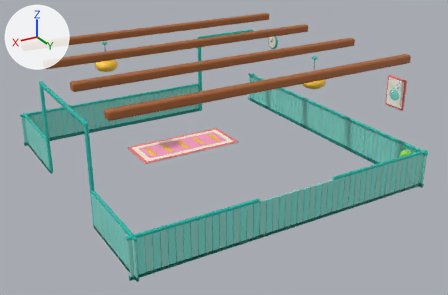
Renders of the FBX model EvolutionShop/Assets/EvolutionShop/Resources/Art/GrowthKit/UnitBDressing.fbx from each side of a commit.
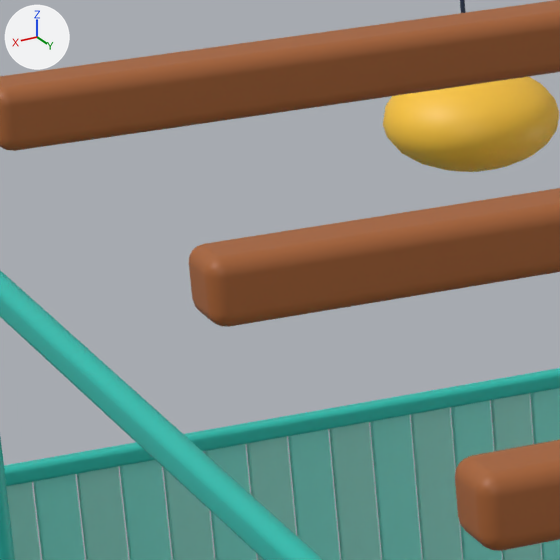
Each version is shown whole from a camera (50 mm lens) standing at (-0.41, 13.41, 7.09) and looking at (-8.13, 0.55, 0.66), then close up on the part from 10% to 26% of the width and 17% to 41% of the height. The lights are fixed; the arrows at upper left show +X, +Y and +Z. The last two pictures show the newer version. Where no turn or scale is listed for an object, it has been applied to the vertices. Vertices at exactly the same position are counted once.

In view in the first close-up: 'UnitBDressing mesh'.
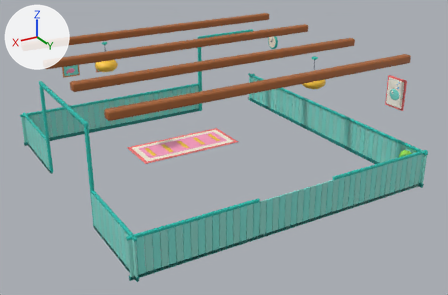
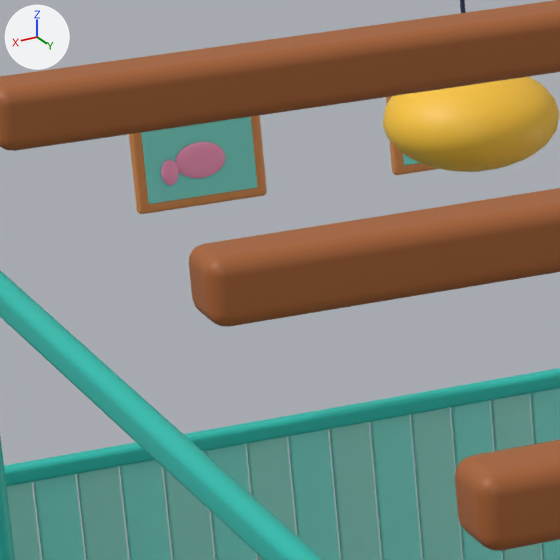
The change, as a list of edits to the scene's bpy script:
```text
Add mat_gk_woodmid:
    mat_gk_woodmid = principled_material('GK_WoodMid')
    mat_gk_woodmid.base_color = (0.708, 0.275, 0.0782)  # orange #db8f4f
Change me_cube_1383:
    used by ob_unitbdressing_mesh; location = (0.0, 0.0, 0.0)
    remove me_cube_1383.from_pydata(...)  # 17532 vertices, 17066 faces; spans x -12.0..-4.0, y -4.0..4.0, z 0.0..3.2
    add me_cube_1383.from_pydata(...)  # 18484 vertices, 18050 faces; spans x -12.0..-4.0, y -4.0..4.0, z 0.0..3.2
    me_cube_1383 part 1: a new loose piece, a UV sphere (14 segments, 8 rings, poles along z) spanning x -5.697..-5.503, y -3.86..-3.844, z 1.96..2.1, in mat_gk_pink (pink #ff9ec4)
    me_cube_1383 part 2: a new loose piece, a UV sphere (10 segments, 8 rings, poles along z) spanning x -5.513..-5.447, y -3.858..-3.846, z 1.95..2.05, in mat_gk_pink (pink #ff9ec4)
    me_cube_1383 part 3: a new loose piece of 152 vertices spanning x -5.85..-5.35, y -3.9..-3.86, z 1.85..2.25, in mat_gk_woodmid (orange #db8f4f)
    me_cube_1383 part 4: a new loose piece of 152 vertices spanning x -5.81..-5.39, y -3.86, z 1.89..2.21, in mat_gk_teallight (cyan #7fe3d6)
    me_cube_1383 part 5: a new loose piece of 152 vertices spanning x -6.85..-6.35, y -3.9..-3.86, z 1.85..2.25, in mat_gk_woodmid (orange #db8f4f)
    me_cube_1383 part 6: a new loose piece of 152 vertices spanning x -6.81..-6.39, y -3.86, z 1.89..2.21, in mat_gk_teallight (cyan #7fe3d6)
    other edits to the shape of me_cube_1383 do not show in these pictures
    add me_cube_1383.materials.append(mat_gk_woodmid)  # orange #db8f4f
```

Where the change shows, as pixel boxes (x1, y1, x2, y2) in the close-ups (560 x 560 px):
part 1 of me_cube_1383, added (pink): after (175, 142, 226, 178)
part 2 of me_cube_1383, added: after (161, 160, 179, 185)
part 3 of me_cube_1383, added (orange): after (129, 115, 267, 214)
part 4 of me_cube_1383, added (cyan): after (141, 117, 258, 204)
part 5 of me_cube_1383, added: after (386, 96, 440, 175)
part 6 of me_cube_1383, added (mostly hidden): after (403, 154, 419, 165)
